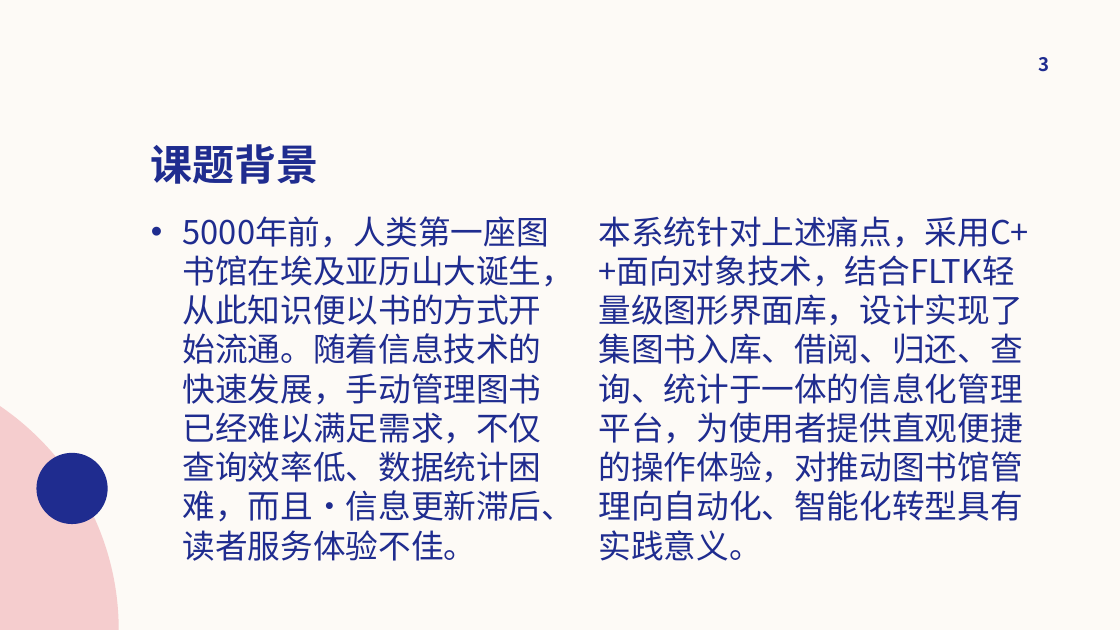
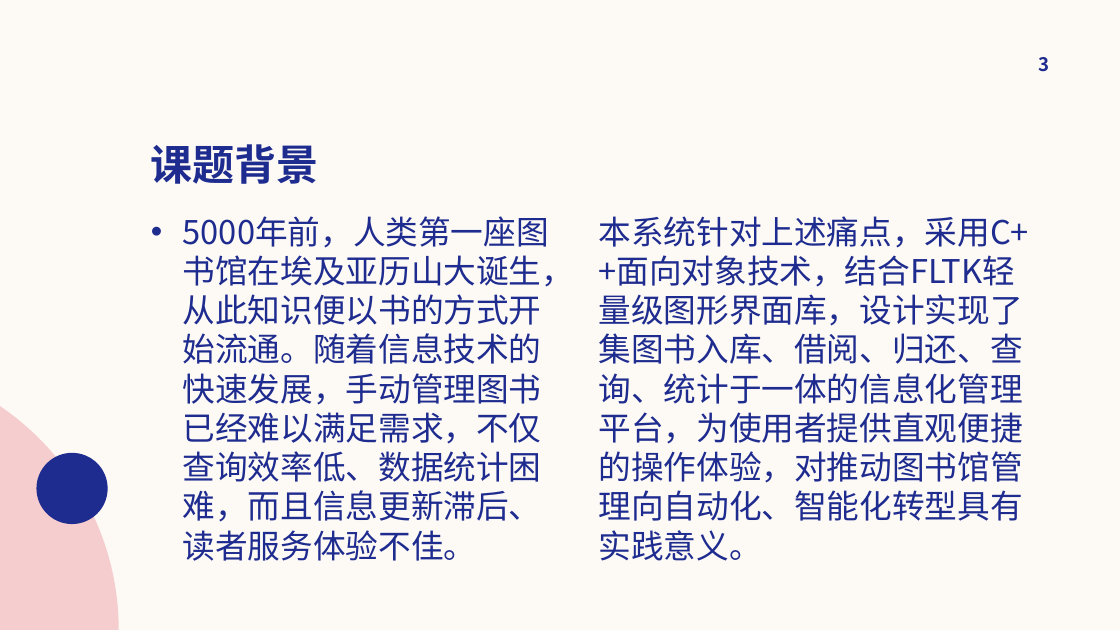
Before and after one commit to tristertian/CurriculumDesign_BookManagementSystem, a slide deck: slide 3 of v3.0/doc/PIA课设答辩.pptx. Drawn at 1120x630 pixels with LibreOffice and Linux fonts; fonts in the diff are those of the drawing; background and template pictures are left out. Boxes give left, top, right and bottom in pixels: in the first picture for what was removed or moved away, otherwise in the second. Text is boxed around its words. In the diff, an @@ line names an element or a change of style, - is before the commit and + after.

```diff
--- a/v3.0/doc/PIA课设答辩.pptx
+++ b/v3.0/doc/PIA课设答辩.pptx
@@ text at box(183, 216, 574, 561): text changed @@
-• 5000年前，人类第一座图书馆在埃及亚历山大诞生，从此知识便以书的方式开始流通。随着信息技术的快速发展，手动管理图书已经难以满足需求，不仅查询效率低、数据统计困难，而且·信息更新滞后、读者服务体验不佳。
+• 5000年前，人类第一座图书馆在埃及亚历山大诞生，从此知识便以书的方式开始流通。随着信息技术的快速发展，手动管理图书已经难以满足需求，不仅查询效率低、数据统计困难，而且信息更新滞后、读者服务体验不佳。
```
Also in this commit, not shown: 2 other files.
